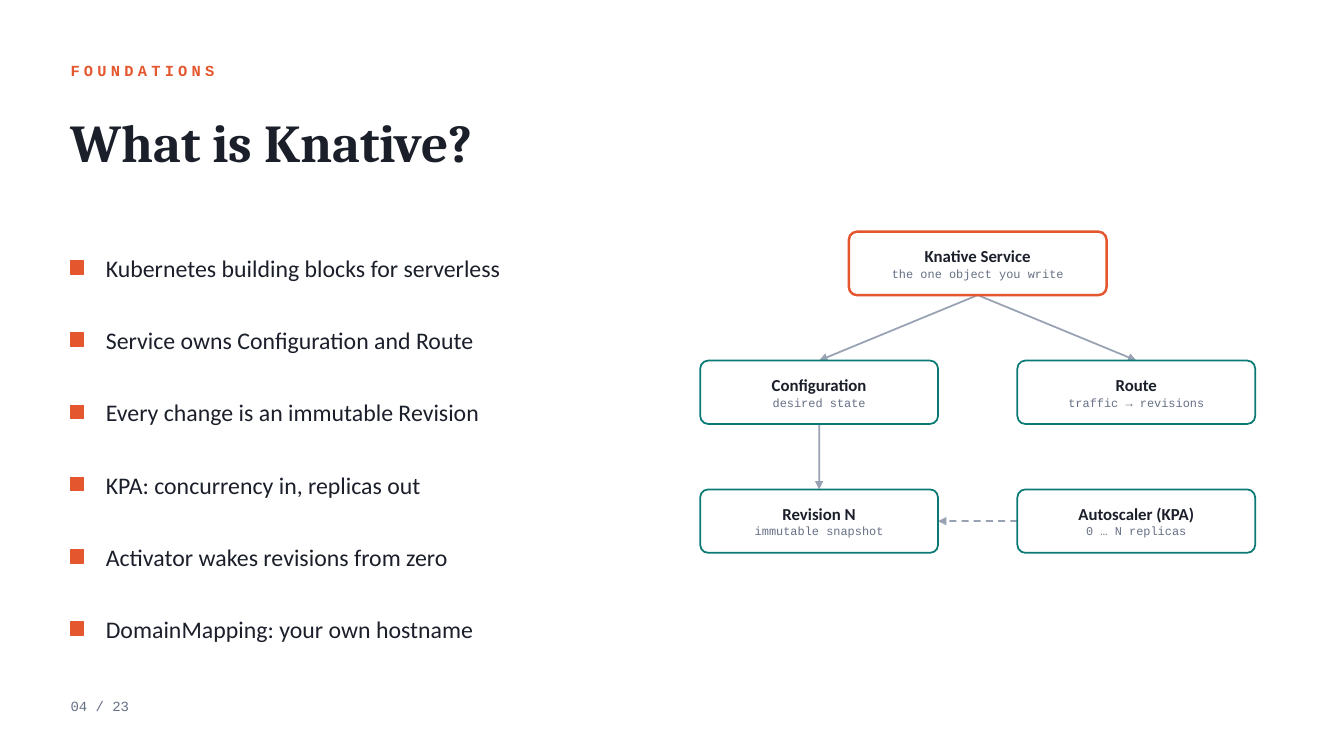
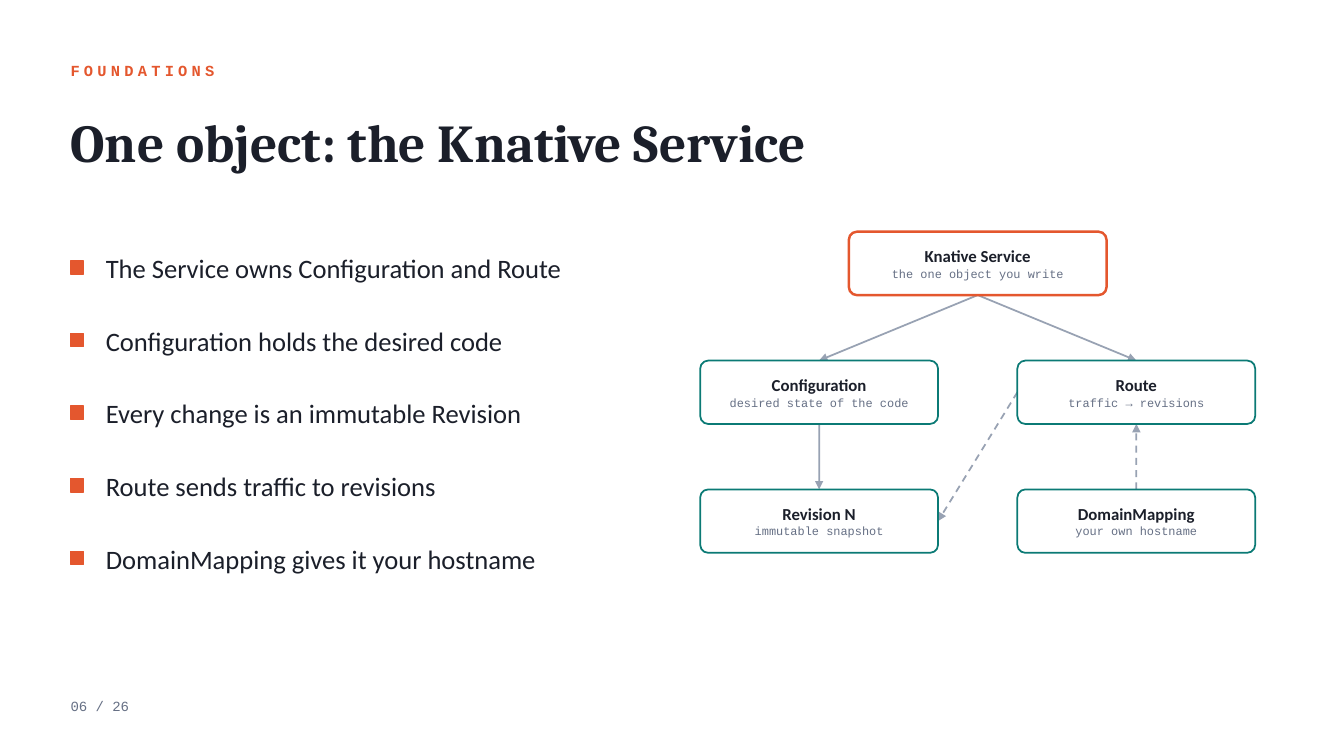
Before and after one commit to black-cloudlet/serverless, a slide deck: slide 6 of docs/presentation/serverless-platform.pptx (slide 4 before the commit). Drawn at 1344x756 pixels with LibreOffice and Linux fonts; fonts in the diff are those of the drawing. Boxes give left, top, right and bottom in pixels: in the first picture for what was removed or moved away, otherwise in the second. Text is boxed around its words. In the diff, an @@ line names an element or a change of style, - is before the commit and + after.

```diff
--- a/docs/presentation/serverless-platform.pptx
+++ b/docs/presentation/serverless-platform.pptx
@@ text at [71,125,806,174]: text changed @@
-What is Knative?
+One object: the Knative Service
@@ text at [106,259,561,283]: text changed; size 17 to 19 pt @@
-Service owns Configuration and Route
+The Service owns Configuration and Route
@@ text removed at [106,260,500,281] @@
-Kubernetes building blocks for serverless
@@ text added at [106,332,502,356], 19 pt, text #1B1F2A @@
+Configuration holds the desired code
@@ text "Every change is an immutable ..." at [106,404,521,428]: size 17 to 19 pt @@
@@ text at [730,398,909,407]: text changed @@
-desired state
+desired state of the code
@@ arrow moved from (1017, 521) - (939, 521) to (1017, 392) - (939, 521) @@
@@ arrow added from (1136, 490) to (1136, 424), #98A2B3 1.25 pt dashed @@
@@ text at [106,477,436,497]: text changed; size 17 to 19 pt @@
-KPA: concurrency in, replicas out
+Route sends traffic to revisions
@@ text at [1075,508,1197,538]: text changed; size 17 to 8.5 pt; font Calibri to Courier New; text colour #1B1F2A to #667085 @@
-DomainMapping: your own hostname
+DomainMapping
+your own hostname
@@ text removed at [1078,507,1194,538] @@
-Autoscaler (KPA)
-0 … N replicas
@@ text at [106,550,536,574]: text changed; size 17 to 19 pt @@
-Activator wakes revisions from zero
+DomainMapping gives it your hostname
@@ rectangle removed at [71,622,84,635] @@
@@ text at [71,701,129,711]: text changed @@
-04 / 23
+06 / 26
```
Also in this commit, not shown: 21 other slides changed, 3 slides added, 6 other files.
